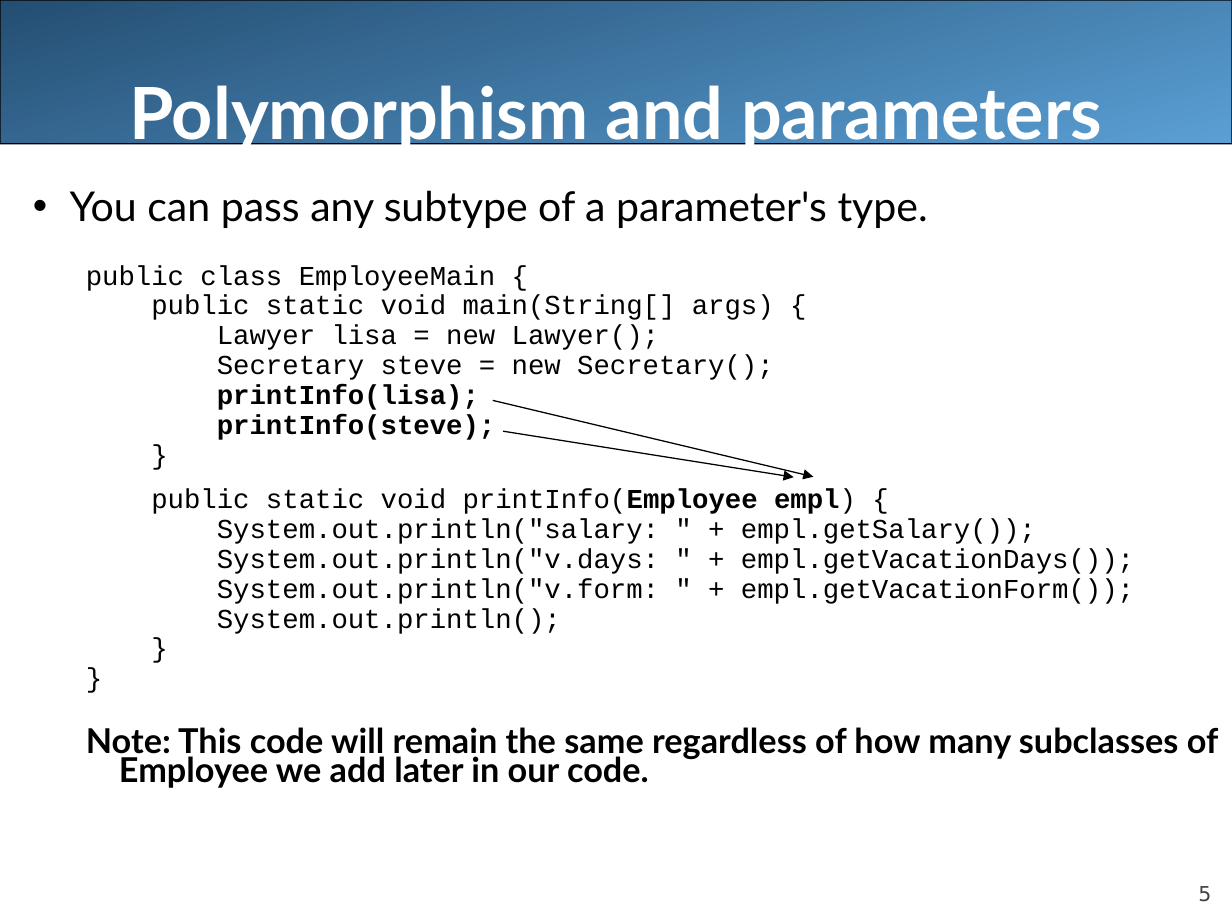
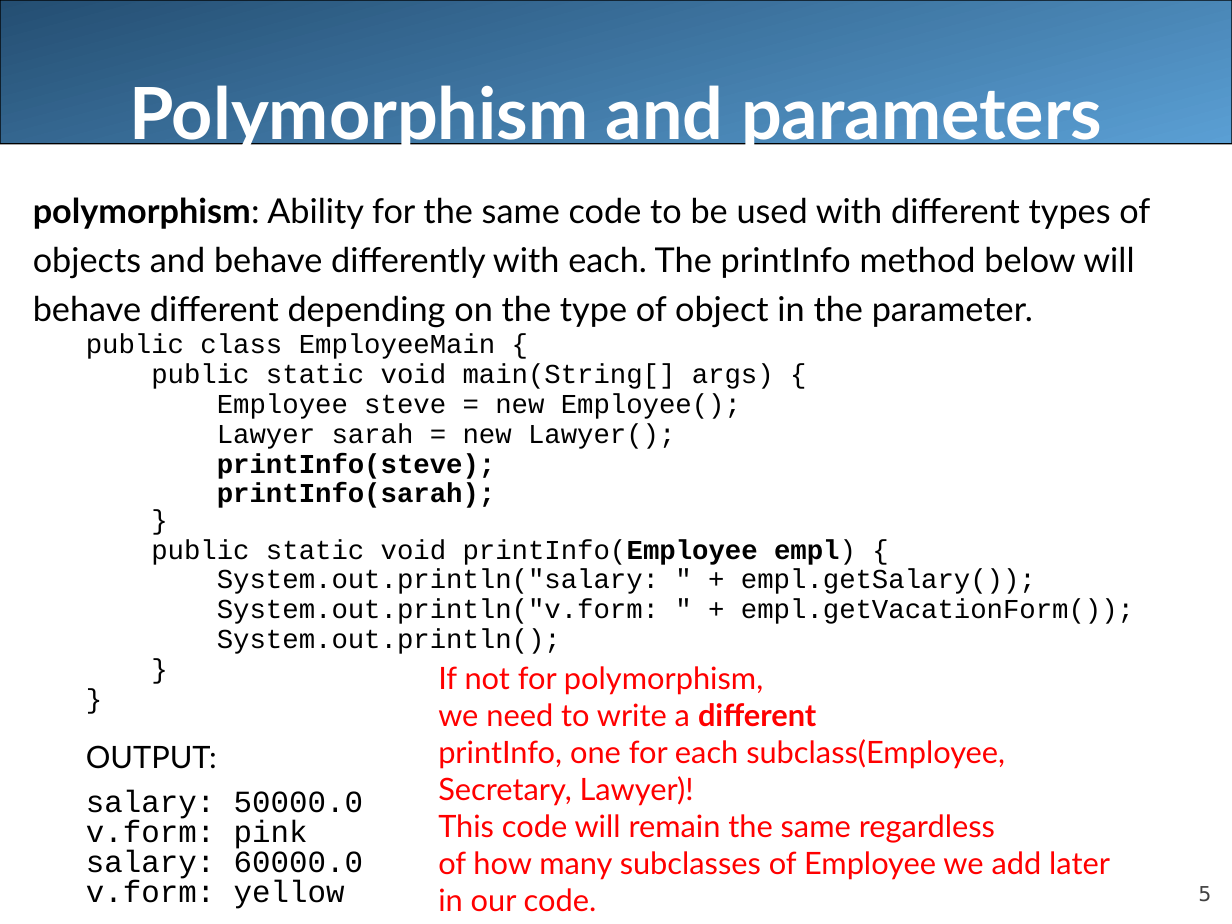
Before and after one commit to LongBaoNguyen/longbaonguyen.github.io, a slide deck: slide 5 of courses/apcsa/lecture22.ppt. Drawn at 1232x924 pixels with LibreOffice and Linux fonts; fonts in the diff are those of the drawing. Boxes give left, top, right and bottom in pixels: in the first picture for what was removed or moved away, otherwise in the second. Text is boxed around its words. In the diff, an @@ line names an element or a change of style, - is before the commit and + after.

```diff
--- a/courses/apcsa/lecture22.ppt
+++ b/courses/apcsa/lecture22.ppt
@@ text at <box>33,197,1150,328</box>: text changed; size 24 to 20 pt @@
-• You can pass any subtype of a parameter's type.
+polymorphism: Ability for the same code to be used with different types of objects and behave differently with each. The printInfo method below will behave different depending on the type of object in the parameter.
@@ text at <box>86,334,1134,654</box>: less space between paragraphs @@
@@ text at <box>217,394,741,449</box>: text changed @@
-  Lawyer lisa = new Lawyer();
-  Secretary steve = new Secretary();
-  printInfo(lisa);
+  Employee steve = new Employee();
+  Lawyer sarah = new Lawyer();
@@ arrow removed from (493, 400) to (813, 477) @@
@@ arrow removed from (503, 431) to (793, 477) @@
@@ text at <box>217,483,495,508</box>: paragraph added @@
+  printInfo(sarah);
@@ text at <box>217,549,1134,574</box>: paragraph removed @@
-  System.out.println("v.days: " + empl.getVacationDays());
@@ text added at <box>438,666,1110,912</box>, 18 pt, text #FF0000 @@
+If not for polymorphism,
+we need to write a different
+printInfo, one for each subclass(Employee,
+Secretary, Lawyer)!
+This code will remain the same regardless
+of how many subclasses of Employee we add later
+in our code.
@@ text at <box>86,745,363,909</box>: text changed; size 20 to 18 pt; font Lato to Courier New; bold off @@
-  Note: This code will remain the same regardless of how many subclasses of Employee we add later in our code.
+  OUTPUT:
+  salary: 50000.0
+  v.form: pink
+  salary: 60000.0
+  v.form: yellow
```
Also in this commit, not shown: 8 other slides changed, 17 slides added, 4 slides removed, 9 other files.
